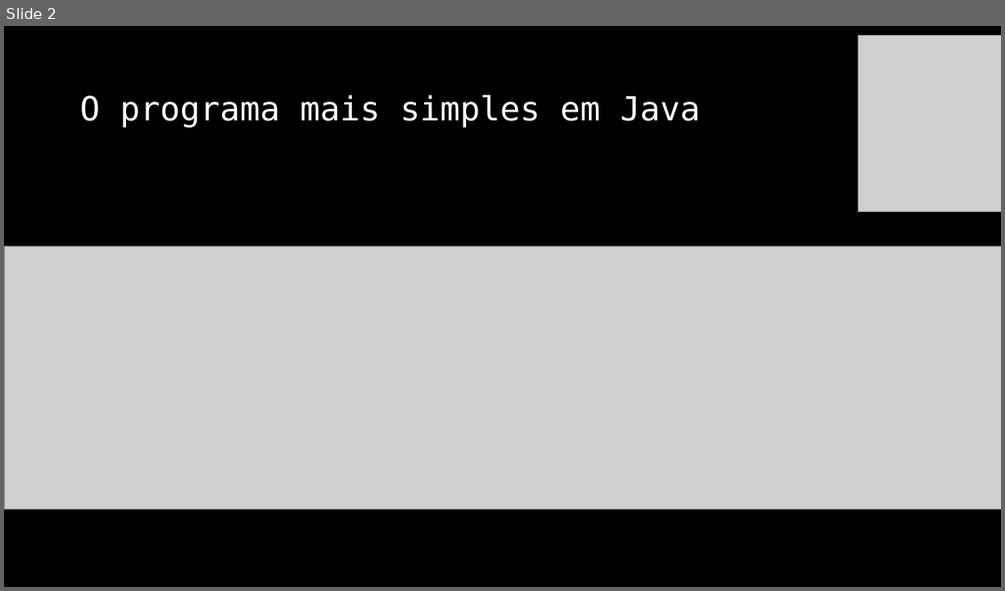
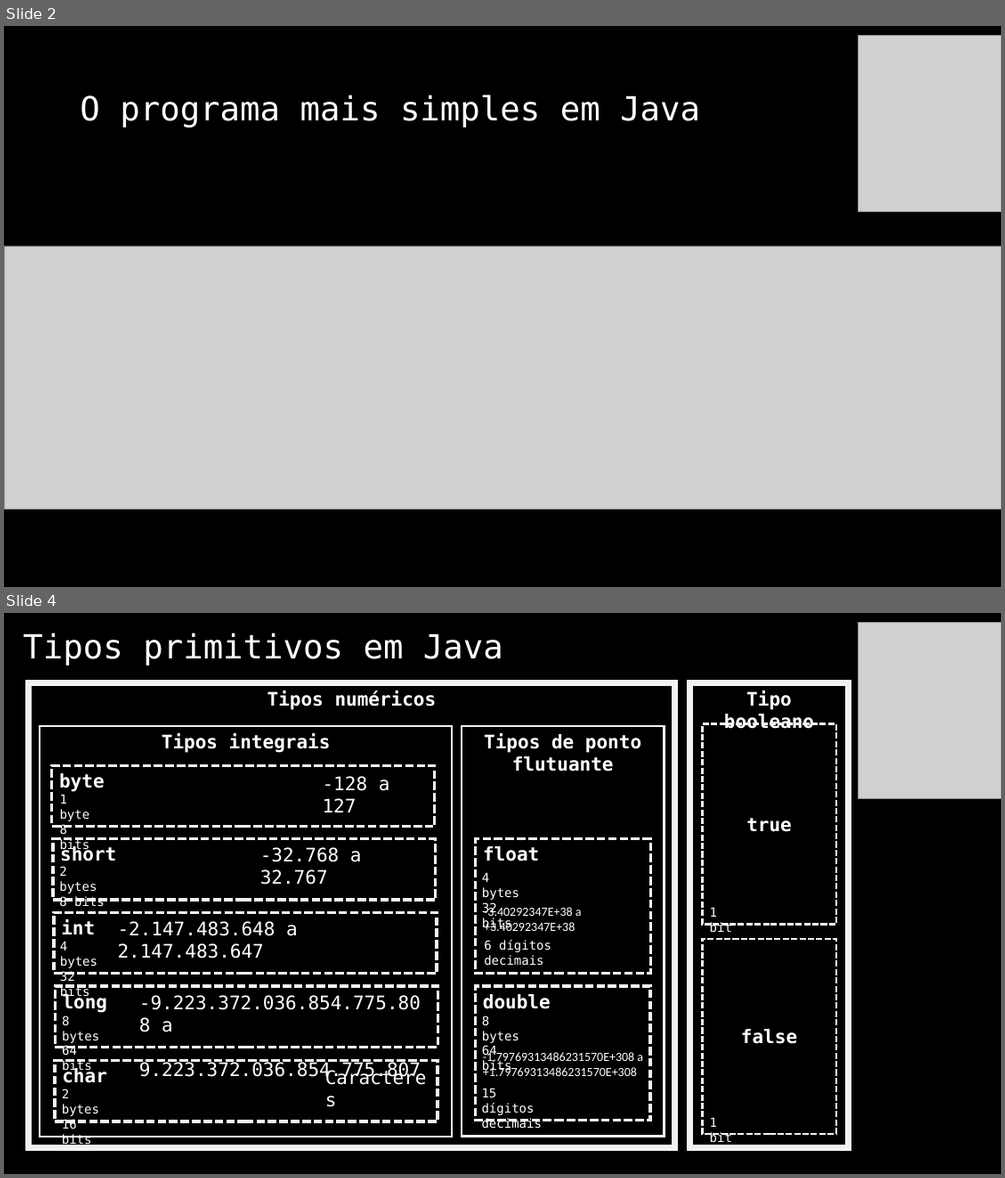
Before and after one commit to jrdutra/algoritmos, a slide deck: material_de_apoio/resumo_pratico.pptx. Shown one above the other, each under a label of ours: slide 2 before the commit, slides 2 and 4 after it; the slides between them are not shown. The pictures are 1005x591 and 1005x1178 pixels, drawn with LibreOffice and Linux fonts; fonts in the diff are those of the drawing; grey boxes stand for pictures. Boxes give left, top, right and bottom in pixels: in the first picture for what was removed or moved away, otherwise in the second. Text is boxed around its words. In the diff, an @@ line names an element or a change of style, - is before the commit and + after.

Commit message:
Atualizando documentos e criação dos slides

```diff
--- a/material_de_apoio/resumo_pratico.pptx
+++ b/material_de_apoio/resumo_pratico.pptx
@@ slide 4 added at (4,613,1001,1174), background #000000 @@
@@ title added at (23,633,503,666), 32 pt, text #FFFFFF @@
+Tipos primitivos em Java
@@ picture added at (858,622,1001,798) @@
@@ rectangle added at (29,683,675,1148), outline #F2F2F2 6 pt, 18 pt, text #FFFFFF, bold @@
+Tipos numéricos
@@ rectangle added at (689,683,849,1148), outline #F2F2F2 6 pt, 18 pt, text #FFFFFF, bold @@
+Tipo booleano
@@ rectangle added at (40,727,453,1136), outline #F2F2F2 2 pt, 18 pt, text #FFFFFF, bold @@
+Tipos integrais
@@ rectangle added at (461,726,664,1135), outline #F2F2F2 2 pt, 18 pt, text #FFFFFF, bold @@
+Tipos de ponto flutuante
@@ rectangle added at (703,723,836,925), outline #F2F2F2 2 pt dashed, 18 pt, text #FFFFFF, bold @@
+true
@@ rectangle added at (52,765,435,826), outline #F2F2F2 2.75 pt dashed, 18 pt, text #FFFFFF, bold @@
+byte
@@ text added at (60,794,90,852), 12 pt, text #FFFFFF @@
+1 byte
+8 bits
@@ text added at (323,776,390,812), 18 pt, text #FFFFFF @@
+-128 a 127
@@ rectangle added at (53,839,436,900), outline #F2F2F2 2.75 pt dashed, 18 pt, text #FFFFFF, bold @@
+short
@@ text added at (260,847,362,884), 18 pt, text #FFFFFF @@
+-32.768 a 32.767
@@ rectangle added at (476,839,651,973), outline #F2F2F2 2.75 pt dashed, 18 pt, text #FFFFFF, bold @@
+float
@@ text added at (59,866,105,907), 12 pt, text #FFFFFF @@
+2 bytes
+8 bits
@@ text added at (482,872,519,930), 12 pt, text #FFFFFF @@
+4 bytes
+32 bits
@@ text added at (484,905,582,931), 12 pt, text #FFFFFF @@
+-3.40292347E+38 a +3.40292347E+38
@@ rectangle added at (54,912,437,973), outline #F2F2F2 2.75 pt dashed, 18 pt, text #FFFFFF, bold @@
+int
@@ text added at (118,921,298,958), 18 pt, text #FFFFFF @@
+-2.147.483.648 a 2.147.483.647
@@ text added at (710,907,732,932), 12 pt, text #FFFFFF @@
+1 bit
@@ text added at (60,941,97,998), 12 pt, text #FFFFFF @@
+4 bytes
+32 bits
@@ text added at (484,939,551,965), 12 pt, text #FFFFFF @@
+6 dígitos decimais
@@ rectangle added at (703,938,836,1134), outline #F2F2F2 2 pt dashed, 18 pt, text #FFFFFF, bold @@
+false
@@ rectangle added at (55,986,437,1046), outline #F2F2F2 2.75 pt dashed, 18 pt, text #FFFFFF, bold @@
+long
@@ rectangle added at (476,986,651,1120), outline #F2F2F2 2.75 pt dashed, 18 pt, text #FFFFFF, bold @@
+double
@@ text added at (139,995,421,1080), 18 pt, text #FFFFFF @@
+-9.223.372.036.854.775.808 a
+9.223.372.036.854.775.807
@@ text added at (62,1015,99,1073), 12 pt, text #FFFFFF @@
+8 bytes
+64 bits
@@ text added at (482,1015,519,1073), 12 pt, text #FFFFFF @@
+8 bytes
+64 bits
@@ rectangle added at (55,1061,437,1121), outline #F2F2F2 2.75 pt dashed, 18 pt, text #FFFFFF, bold @@
+char
@@ text added at (318,1062,437,1092), 18 pt, text #FFFFFF @@
+Caracteres
@@ text added at (483,1051,643,1076), 12 pt, text #FFFFFF @@
+-1.79769313486231570E+308 a +1.79769313486231570E+308
@@ text added at (62,1088,99,1146), 12 pt, text #FFFFFF @@
+2 bytes
+16 bits
@@ text added at (482,1087,542,1128), 12 pt, text #FFFFFF @@
+15 dígitos decimais
@@ text added at (710,1117,732,1142), 12 pt, text #FFFFFF @@
+1 bit
```
Also in this commit, not shown: 9 other files.
